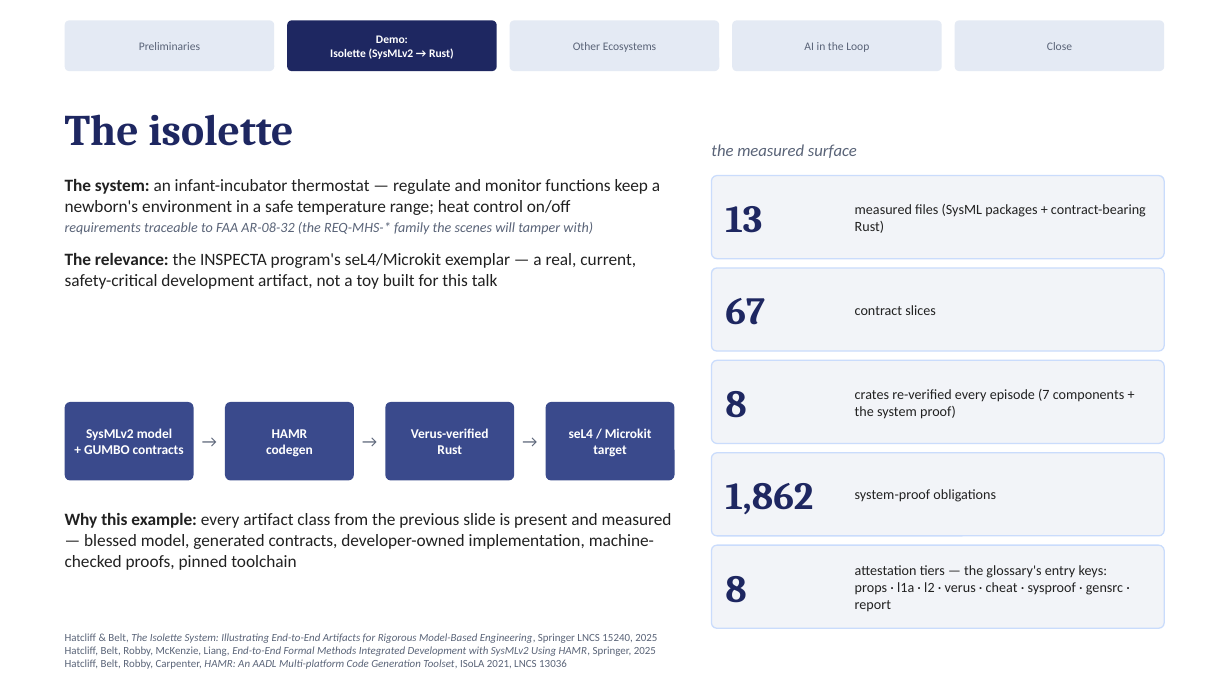
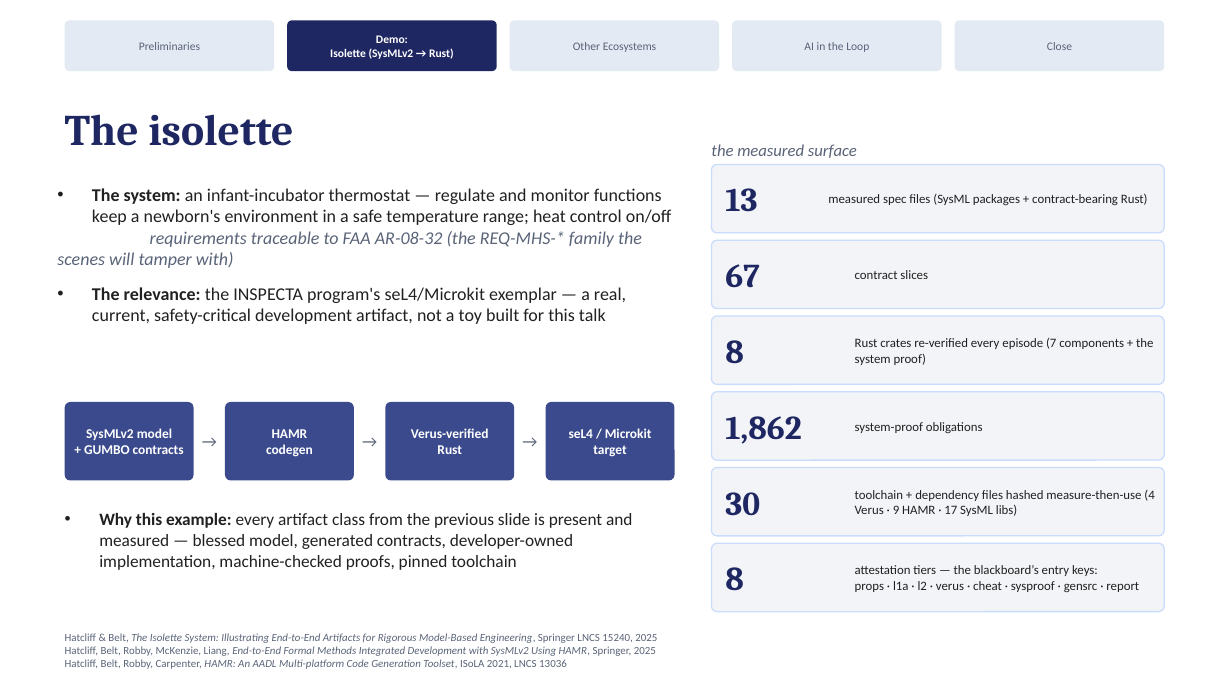
Before and after one commit to ku-sldg/pybb, a slide deck: slide 8 of docs/video_slides_draft.pptx. Drawn at 1232x693 pixels with LibreOffice and Linux fonts; fonts in the diff are those of the drawing. Boxes give left, top, right and bottom in pixels: in the first picture for what was removed or moved away, otherwise in the second. Text is boxed around its words. In the diff, an @@ line names an element or a change of style, - is before the commit and + after.

```diff
--- a/docs/video_slides_draft.pptx
+++ b/docs/video_slides_draft.pptx
@@ rounded rectangle: place and size @@
-rounded rectangle at <box>712,176,1165,259</box>
+rounded rectangle at <box>712,165,1165,233</box>
@@ text "13": place and size @@
-text "13" at <box>725,206,762,233</box>
+text "13" at <box>725,188,757,212</box>
@@ text "The system: an infant-incubator thermostat ...": place and size @@
-text "The system: an infant-incubator thermostat ..." at <box>65,222,636,289</box>
+text "The system: an infant-incubator thermostat ..." at <box>57,188,672,324</box>
@@ text "The system: an infant-incubator thermostat ..." at <box>57,188,672,324</box>: size 13.5 to 14 pt in "The system: an infant-incubator thermostat — regulate ...", "The relevance: the INSPECTA program's seL4/Microkit exemplar ..."; size 11 to 14 pt in "requirements traceable to FAA AR-08-32 (the REQ-MHS-* ..." @@
@@ text at <box>828,194,1148,205</box>: text changed; size 11 to 10 pt @@
-measured files (SysML packages + contract-bearing Rust)
+measured spec files (SysML packages + contract-bearing Rust)
@@ rounded rectangle: place and size @@
-rounded rectangle at <box>712,268,1165,351</box>
+rounded rectangle at <box>712,240,1165,309</box>
@@ text "67": place and size @@
-text "67" at <box>725,298,765,325</box>
+text "67" at <box>725,264,759,288</box>
@@ text "contract slices": place and size @@
-text "contract slices" at <box>855,305,936,315</box>
+text "contract slices" at <box>855,270,928,279</box>
@@ text "contract slices" at <box>855,270,928,279</box>: size 11 to 10 pt @@
@@ rounded rectangle: place and size @@
-rounded rectangle at <box>712,360,1165,444</box>
+rounded rectangle at <box>712,316,1165,384</box>
@@ text "8": place and size @@
-text "8" at <box>725,391,746,418</box>
+text "8" at <box>725,340,744,364</box>
@@ text at <box>855,338,1153,365</box>: text changed; size 11 to 10 pt @@
-crates re-verified every episode (7 components + the system proof)
+Rust crates re-verified every episode (7 components + the system proof)
@@ rounded rectangle: place and size @@
-rounded rectangle at <box>712,453,1165,536</box>
+rounded rectangle at <box>712,392,1165,460</box>
@@ text "1,862": place and size @@
-text "1,862" at <box>725,483,813,514</box>
+text "1,862" at <box>725,416,801,444</box>
@@ text "system-proof obligations" at <box>855,422,983,433</box>: size 11 to 10 pt @@
@@ text "system-proof obligations": place and size @@
-text "system-proof obligations" at <box>855,489,996,502</box>
+text "system-proof obligations" at <box>855,422,983,433</box>
@@ proportions changed in 5 elements at <box>712,165,1165,233</box>, <box>712,240,1165,309</box>, <box>712,316,1165,384</box>, <box>712,392,1165,460</box>, <box>712,468,1165,536</box> @@
@@ rounded rectangle: place and size @@
-rounded rectangle at <box>712,545,1165,628</box>
+rounded rectangle at <box>712,468,1165,536</box>
@@ text added at <box>725,492,760,516</box>, 26 pt, text #1E2761, bold @@
+30
@@ text added at <box>855,490,1154,516</box>, 10 pt, text #212121 @@
+toolchain + dependency files hashed measure-then-use (4 Verus · 9 HAMR · 17 SysML libs)
@@ rounded rectangle added at <box>712,543,1165,612</box>, fill #F2F4F8, outline #CADCFC 1 pt @@
@@ size 30 to 26 pt in 5 elements at <box>725,188,757,212</box>, <box>725,264,759,288</box>, <box>725,340,744,364</box>, <box>725,416,801,444</box>, <box>725,567,744,591</box> @@
@@ text at <box>855,565,1098,576</box>: text changed; size 11 to 10 pt @@
-attestation tiers — the glossary's entry keys:
+attestation tiers — the blackboard’s entry keys:
@@ text at <box>855,581,1139,592</box>: size 11 to 10 pt in "props · l1a · l2 · verus ..." @@
```
Also in this commit, not shown: 2 other files.
